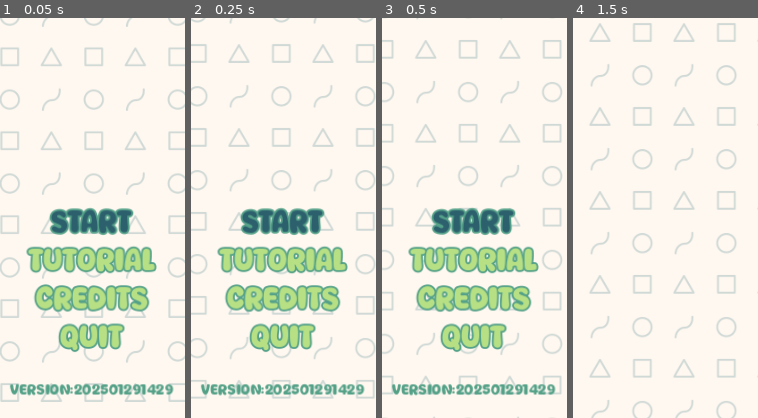
Above: before the commit, frames 1-4 (left to right).
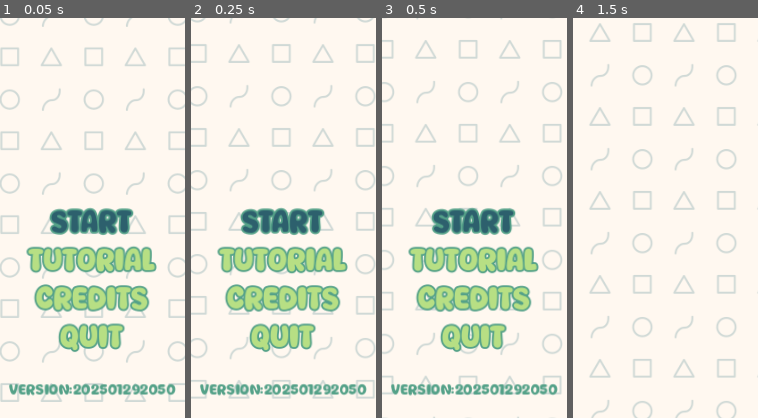
Above: after the commit, the same moments.

Repository: magopian/rummager
Game: Godot game, scene res://start_menu.tscn
The game is run twice, just before and just after one commit, with the same random seed, the same clock (stepped at 60 frames per second) and the same inputs. Sound files missing from this copy of the repository are replaced by a short silence.
Inputs (mouse positions are % of the whole screen's width and height, from its top left):
- Up to frame 1 (0.05 s): no input
- Up to frame 2 (0.25 s): no input
- Up to frame 3 (0.5 s): no input
- Up to frame 4 (1.5 s): click "START" at 0.5 s; click (50, 50) at 1.25 s
The pictures show only the part of the screen within x 25-75%, y 50-100%; the shares and areas given below are measured in that part.

The runs differ from the first frame. In frame 1, 1.5% of the frame differs, in the area x 4-96%, y 91-95%; in frame 2, 1.5%; in frame 3, 1.5%; in frame 4, nothing differs.

Commit message:
Bump version number

Diff:
--- a/project.godot
+++ b/project.godot
@@ -11,7 +11,7 @@
 [application]
 
 config/name="Rummager"
-config/version="202501291429"
+config/version="202501292050"
 run/main_scene="res://start_menu.tscn"
 config/features=PackedStringArray("4.3", "Mobile")
 boot_splash/image="res://assets/boot_splash.png"
